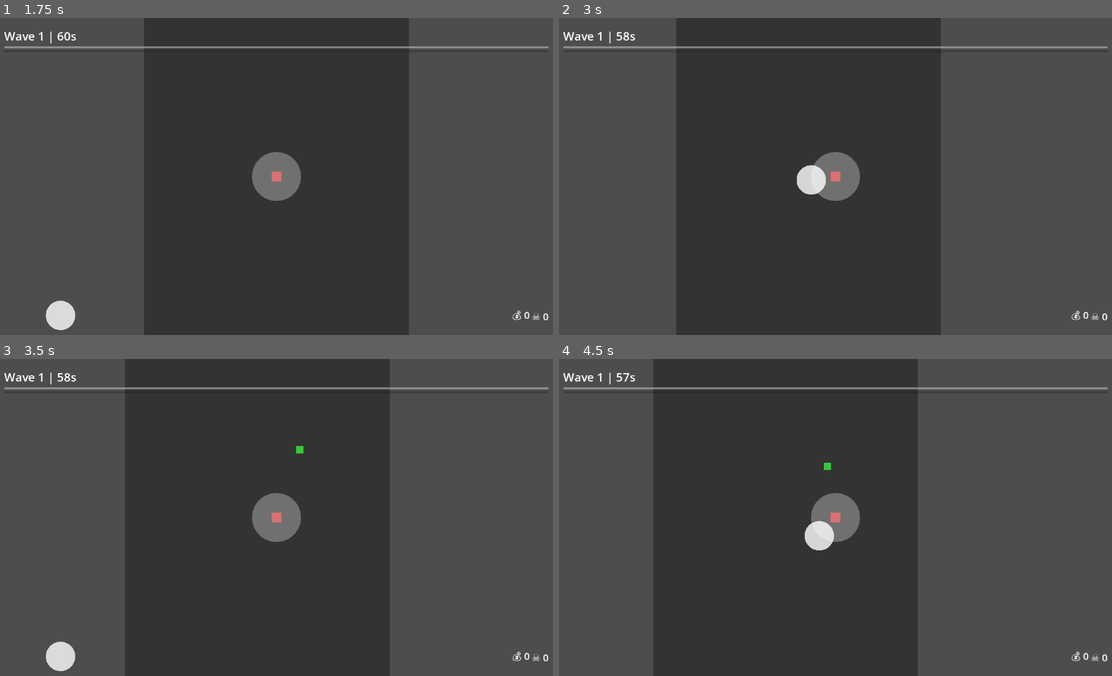
Above: before the commit, frames 1-4 (two rows, left to right).
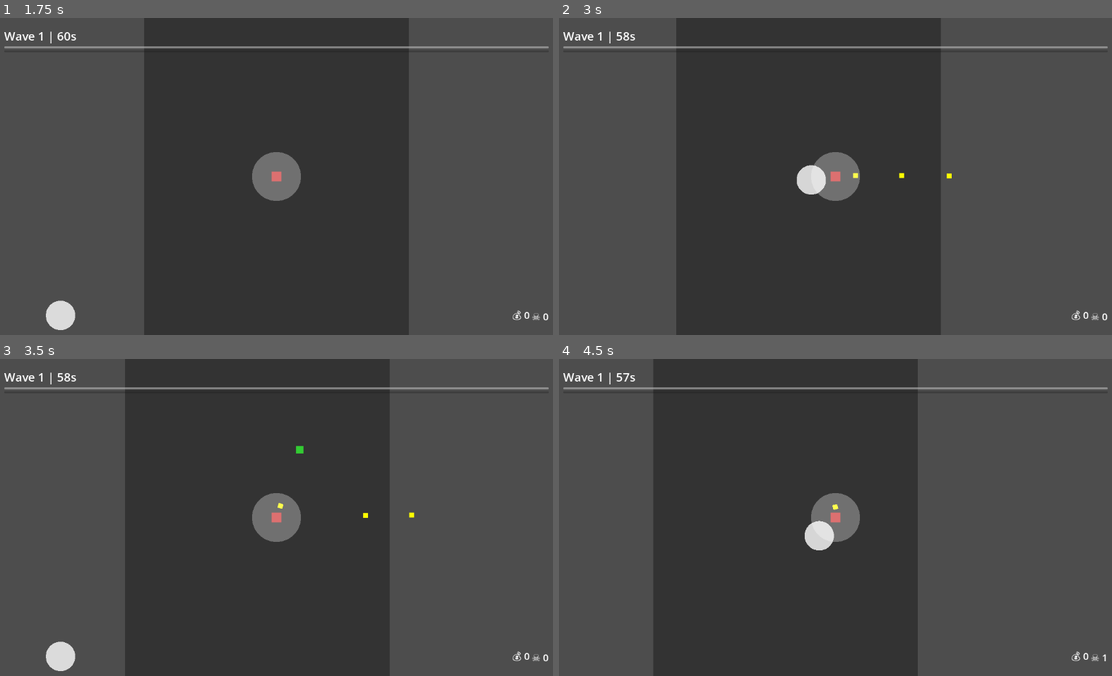
Above: after the commit, the same moments.

Repository: pengjipan/godot-minigame
Game: Godot game, scene res://scenes/menus/main_menu.tscn
The game is run twice, just before and just after one commit, with the same random seed, the same clock (stepped at 60 frames per second) and the same inputs.
Inputs (mouse positions are in pixels of both pictures, inside the frame that each line leads up to):
- Up to frame 1 (1.75 s): click "START GAME" at 0.5 s; click "Potato Warrior Balanced chara…" at 1.25 s
- Up to frame 2 (3 s): move the mouse to (957, 160) at 2.02 s; hold Right (ui_right) 2.03-2.75 s; click (957, 160) at 2.17 s; drag from (724, 192) to (835, 176) at 2.77 s
- Up to frame 3 (3.5 s): no input
- Up to frame 4 (4.5 s): move the mouse to (890, 447) at 3.52 s; hold Right (ui_right) 3.53-4.25 s; drag from (807, 580) to (824, 466) at 4.27 s

Frame 1 is identical in both runs. In frame 2, less than 0.1% of the frame differs, in the area x 53-72%, y 48-51%; in frame 3, less than 0.1%; in frame 4, less than 0.1%, in the area x 47-100%, y 32-96%.

Commit message:
Fix projectile off-screen detection using world coordinates instead of viewport

Diff:
--- a/scenes/weapons/projectile.gd
+++ b/scenes/weapons/projectile.gd
@@ -52,12 +52,11 @@
 		print("[Projectile] Alive! Position: ", global_position, " Direction: ", direction, " Speed: ", speed)
 		print("[Projectile]   Movement: ", old_pos, " -> ", global_position, " (delta: ", global_position - old_pos, ")")
 
-	# Destroy if off screen
-	var viewport_rect = get_viewport_rect()
-	if global_position.x < -100 or global_position.x > viewport_rect.size.x + 100 or \
-	   global_position.y < -100 or global_position.y > viewport_rect.size.y + 100:
+	# Destroy if off screen - use world bounds, not viewport
+	# World is 1080x1920 for portrait mode
+	if global_position.x < -200 or global_position.x > 1280 or \
+	   global_position.y < -200 or global_position.y > 2120:
 		print("[Projectile] *** OFF SCREEN, destroying at ", global_position)
-		print("[Projectile]   Viewport size: ", viewport_rect.size)
 		queue_free()
 
 ## Initialize projectile
